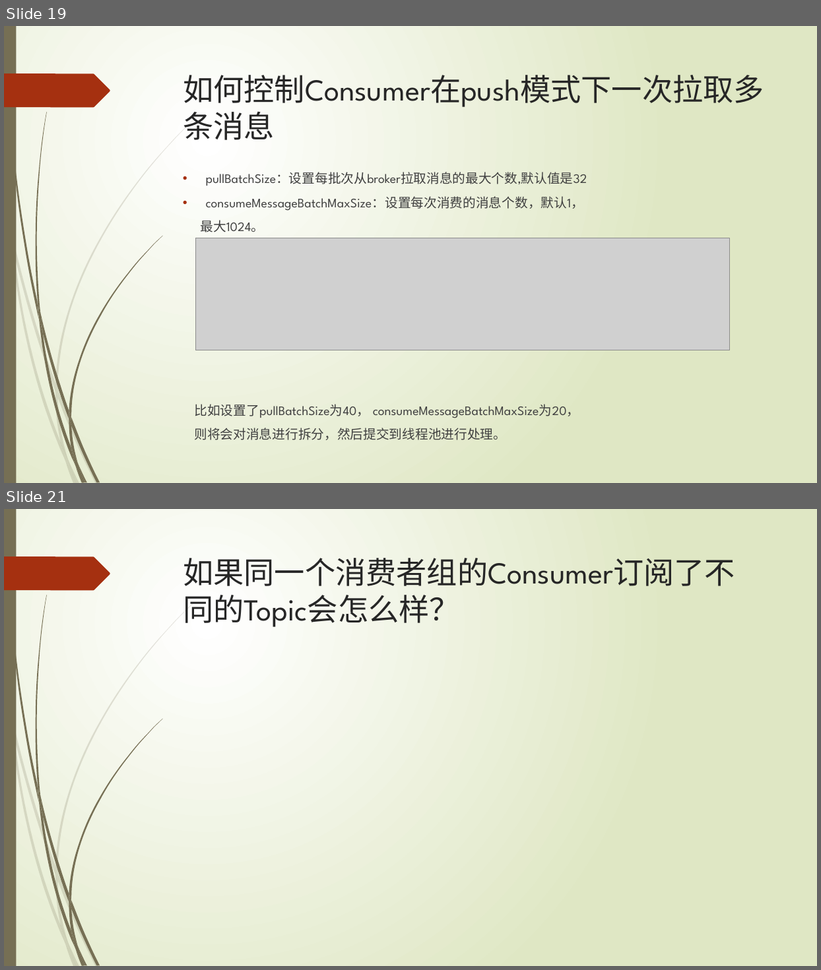
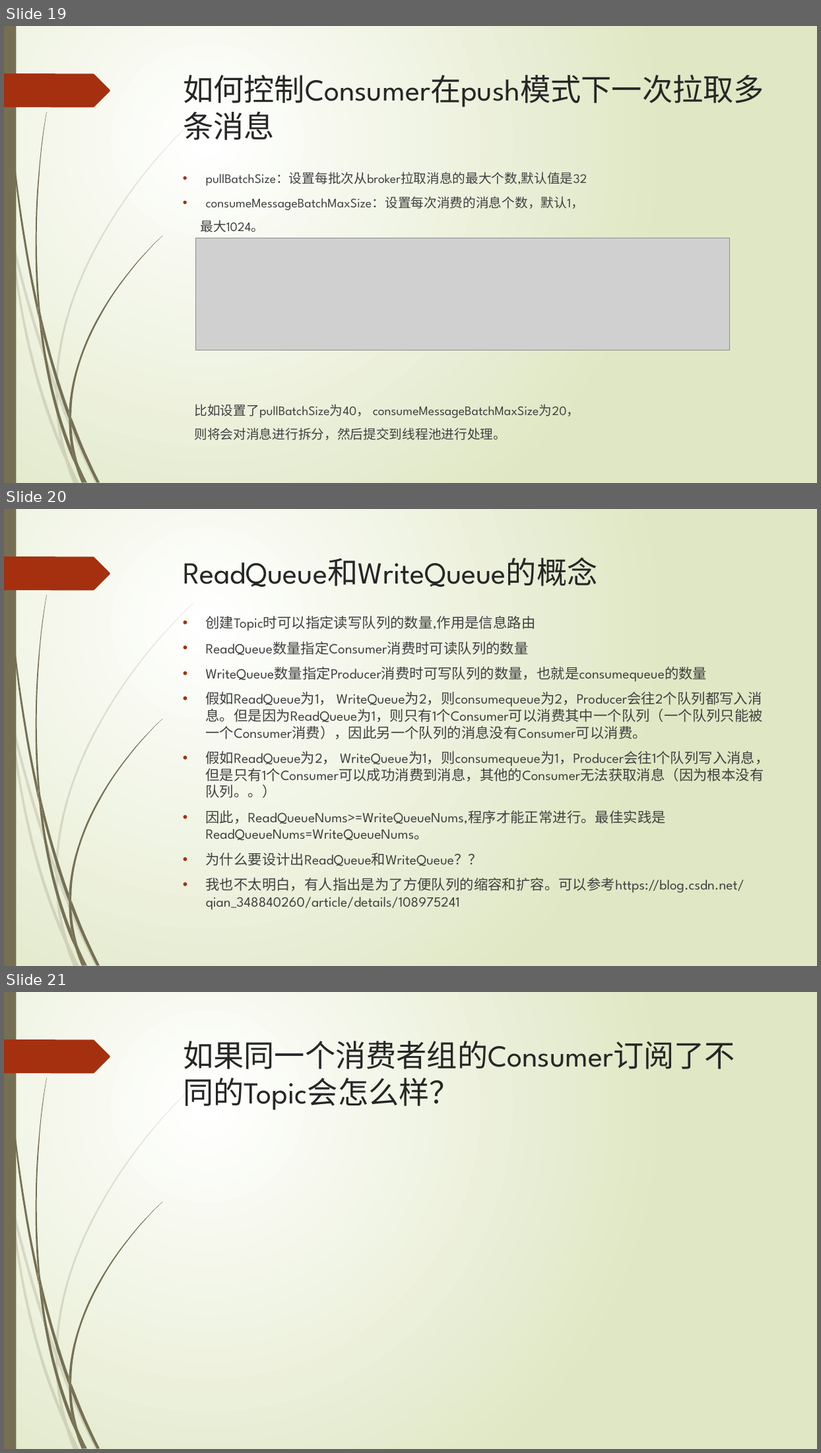
Before and after one commit to xljnc/rocketmqLearning, a slide deck: doc/RocketMQ简介.pptx. Shown one above the other, each under a label of ours: slides 19 and 21 before the commit, slides 19, 20 and 21 after it; the slides between them are not shown. The pictures are 821x970 and 821x1453 pixels, drawn with LibreOffice and Linux fonts; fonts in the diff are those of the drawing; grey boxes stand for pictures. Boxes give left, top, right and bottom in pixels: in the first picture for what was removed or moved away, otherwise in the second. Text is boxed around its words. In the diff, an @@ line names an element or a change of style, - is before the commit and + after.

```diff
--- a/doc/RocketMQ简介.pptx
+++ b/doc/RocketMQ简介.pptx
@@ slide 20 added at box(4, 509, 817, 966), background gradient #FFFFFF to #DFE8C4; not listed: 24 template elements that a slide beside it also shows @@
@@ title added at box(183, 557, 597, 587), 36 pt, text #262626 @@
+ReadQueue和WriteQueue的概念
@@ text added at box(206, 616, 770, 910), 16.6 pt, text #404040 @@
+• 创建Topic时可以指定读写队列的数量,作用是信息路由
+• ReadQueue数量指定Consumer消费时可读队列的数量
+• WriteQueue数量指定Producer消费时可写队列的数量，也就是consumequeue的数量
+• 假如ReadQueue为1， WriteQueue为2，则consumequeue为2，Producer会往2个队列都写入消息。但是因为ReadQueue为1，则只有1个Consumer可以消费其中一个队列（一个队列只能被一个Consumer消费），因此另一个队列的消息没有Consumer可以消费。
+• 假如ReadQueue为2， WriteQueue为1，则consumequeue为1，Producer会往1个队列写入消息，但是只有1个Consumer可以成功消费到消息，其他的Consumer无法获取消息（因为根本没有队列。。）
+• 因此，ReadQueueNums>=WriteQueueNums,程序才能正常进行。最佳实践是ReadQueueNums=WriteQueueNums。
+• 为什么要设计出ReadQueue和WriteQueue？？
+• 我也不太明白，有人指出是为了方便队列的缩容和扩容。可以参考https://blog.csdn.net/qian_348840260/article/details/108975241
```
Also in this commit, not shown: 1 slide removed, 3 other files.
